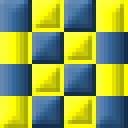
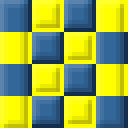
Revision of a layered w=128, h=128 image; what changed, layer by layer:
pixels changed over left=0, top=0, right=124, bottom=128 (layer not identified)
